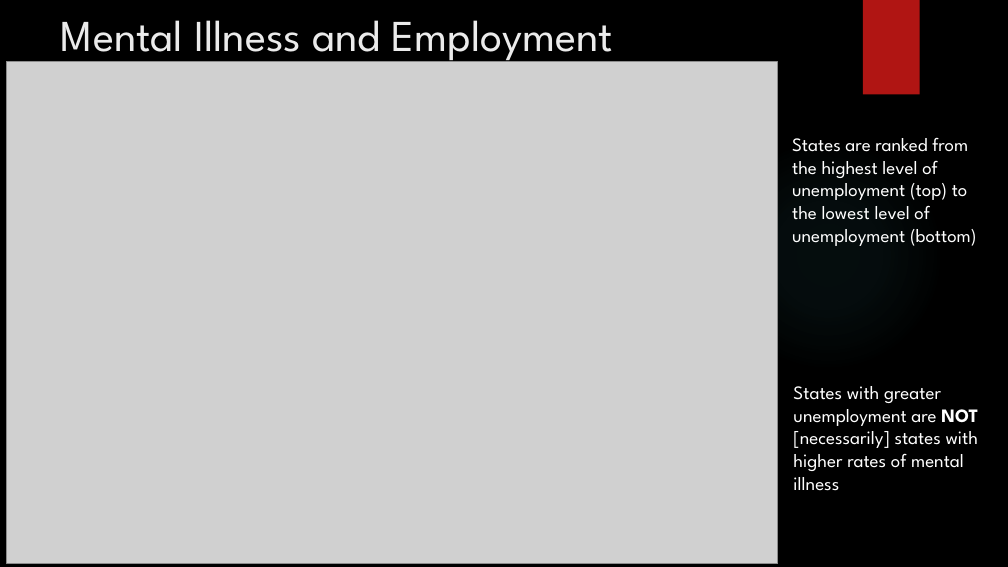
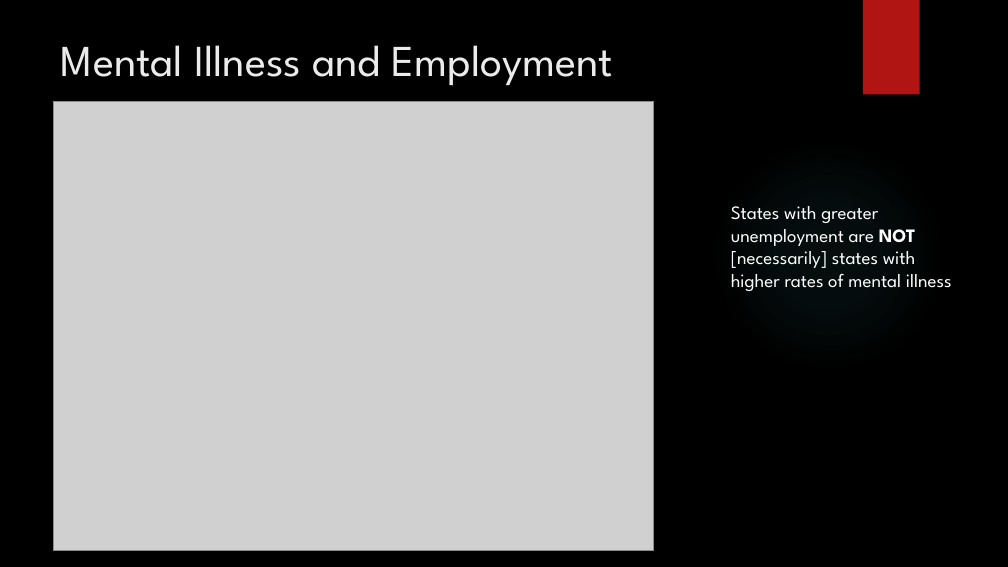
Before and after one commit to brian-e-haley/Mental_health_US, a slide deck: slide 12 of Output/MentalHealth_in_the_US.pptx. Drawn at 1008x567 pixels with LibreOffice and Linux fonts; fonts in the diff are those of the drawing; grey boxes stand for pictures; background and template pictures are left out. Boxes give left, top, right and bottom in pixels: in the first picture for what was removed or moved away, otherwise in the second. Text is boxed around its words. In the diff, an @@ line names an element or a change of style, - is before the commit and + after.

```diff
--- a/Output/MentalHealth_in_the_US.pptx
+++ b/Output/MentalHealth_in_the_US.pptx
@@ title "Mental Illness and Employment" rewrapped from (61, 20, 613, 64) to (61, 45, 613, 85) @@
@@ picture: place and size @@
-picture at (7, 62, 778, 564)
+picture at (54, 101, 654, 551)
@@ text removed at (792, 137, 977, 246) @@
-States are ranked from the highest level of unemployment (top) to the lowest level of unemployment (bottom)
@@ text "States with greater unemployment are ..." rewrapped from (793, 386, 978, 491) to (731, 206, 952, 291) @@
```
Also in this commit, not shown: 2 other slides changed, 6 other files.
